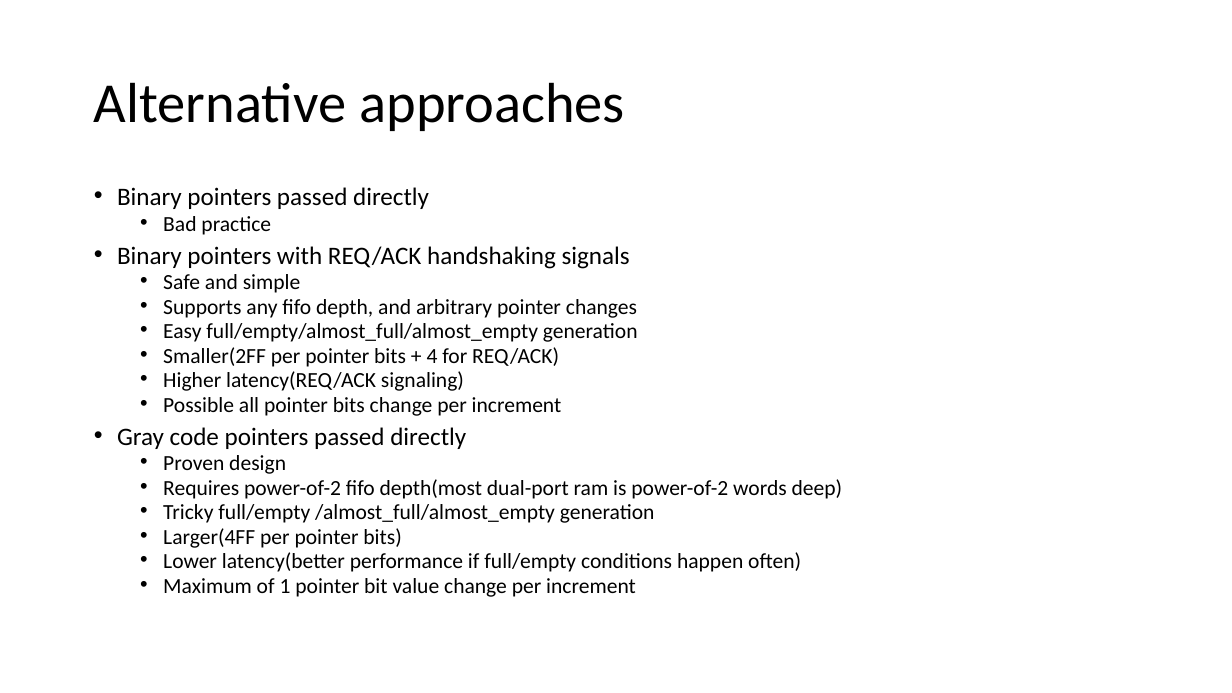
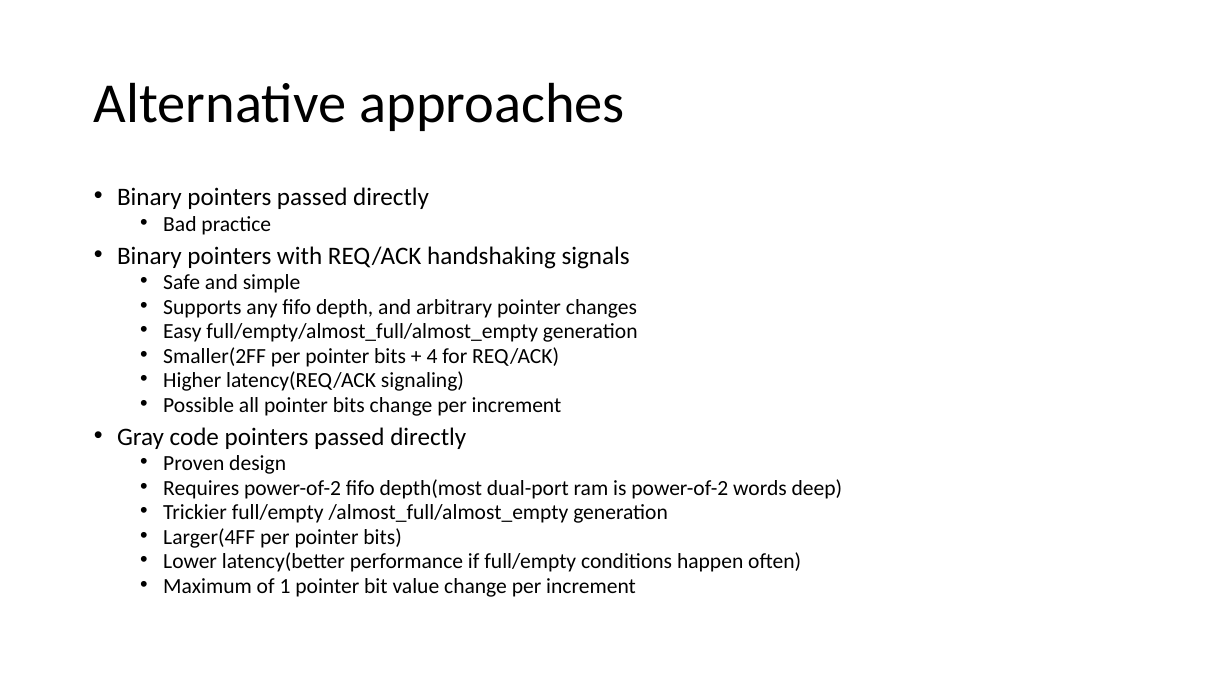
Before and after one commit to lepaulse/fifo, a slide deck: slide 3 of Asynchronous FIFO.pptx. Drawn at 1232x693 pixels with LibreOffice and Linux fonts; fonts in the diff are those of the drawing. Boxes give left, top, right and bottom in pixels: in the first picture for what was removed or moved away, otherwise in the second. Text is boxed around its words. In the diff, an @@ line names an element or a change of style, - is before the commit and + after.

Commit message:
final presentation

```diff
--- a/Asynchronous FIFO.pptx
+++ b/Asynchronous FIFO.pptx
@@ text at (163,504,668,523): text changed @@
-  • Tricky full/empty /almost_full/almost_empty generation
+  • Trickier full/empty /almost_full/almost_empty generation
```
Also in this commit, not shown: 4 other slides changed, 1 slide added, 4 slides removed, 1 other file.
